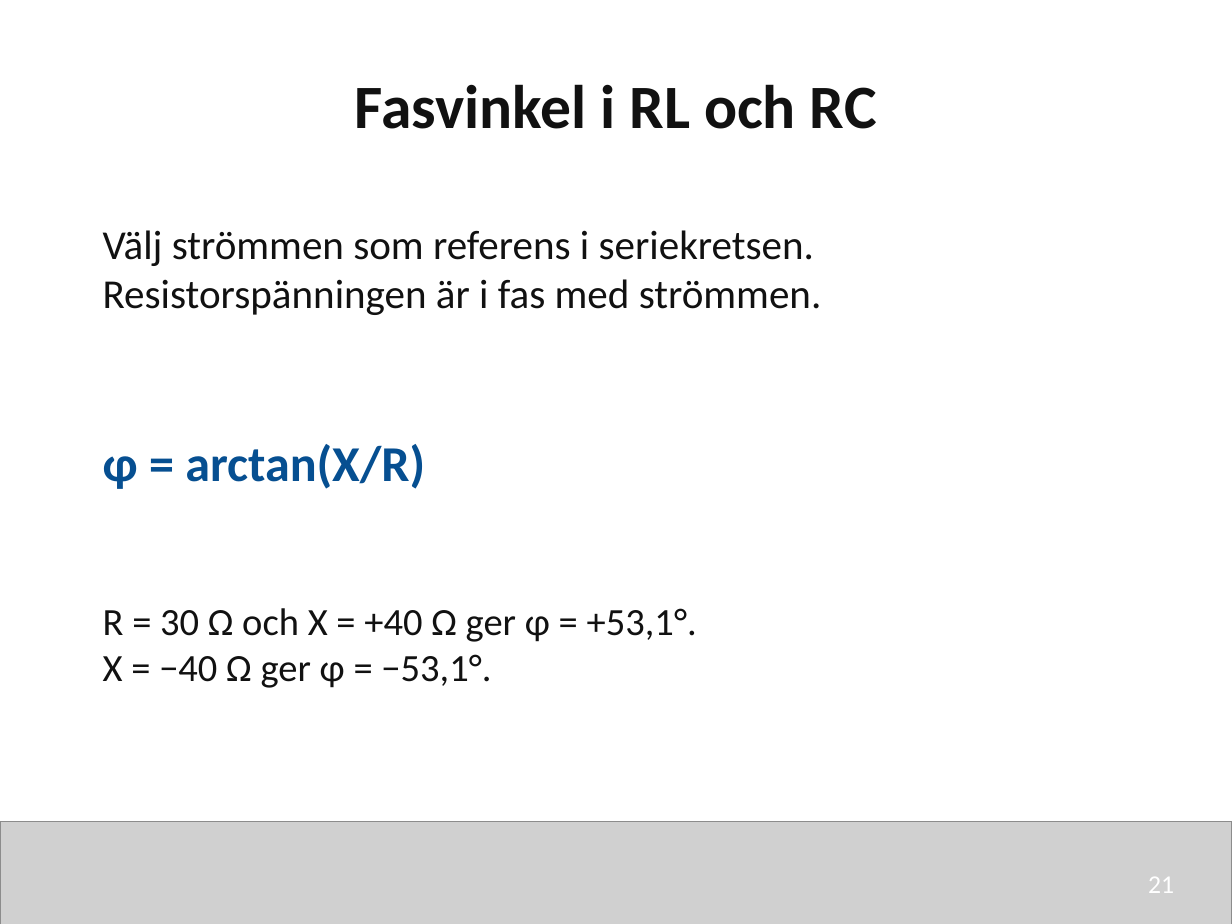
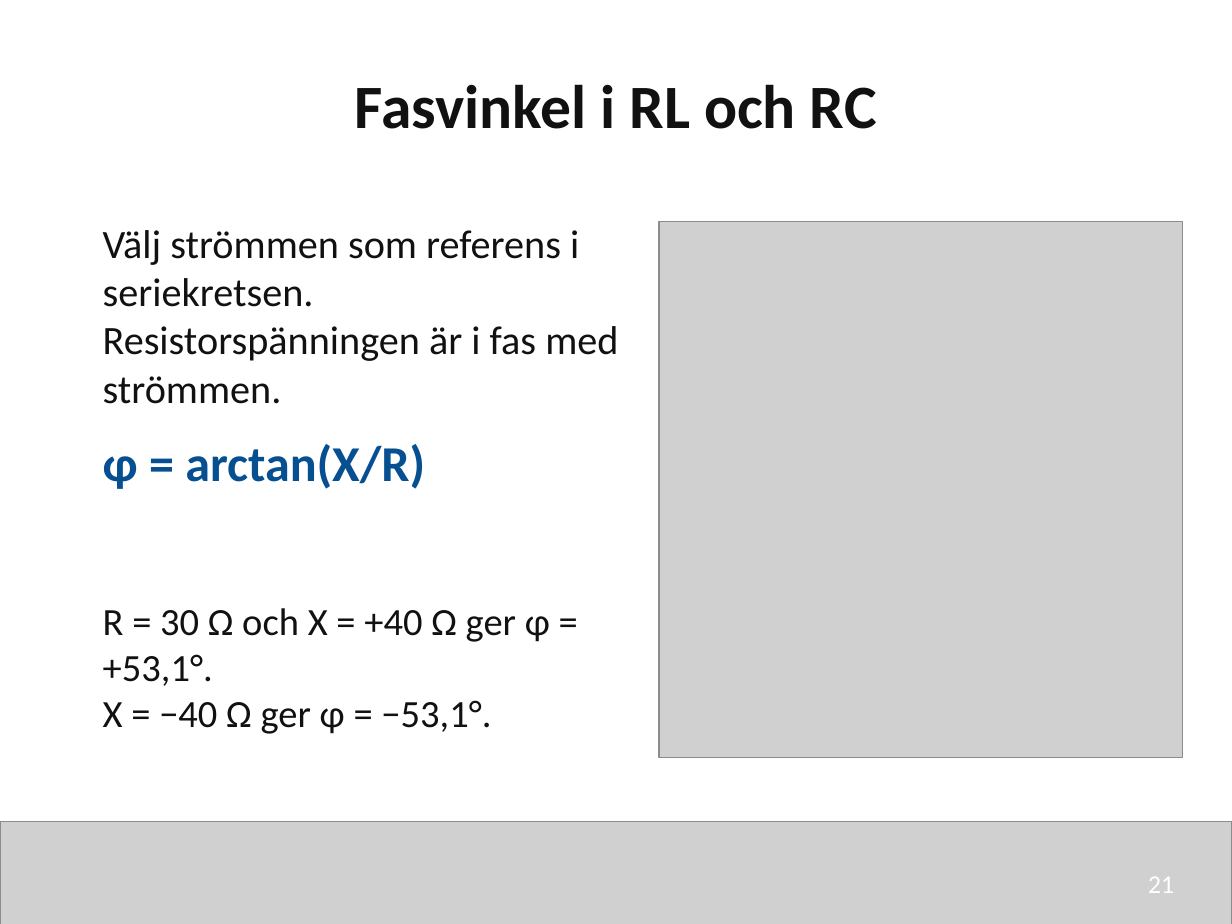
Before and after one commit to nj22az/nj22az.github.io, a slide deck: slide 21 of sjoskolan/vecka-40/aktuell/v40_02_Reaktans_och_impedans_elev.pptx. Drawn at 1232x924 pixels with LibreOffice and Linux fonts; fonts in the diff are those of the drawing; grey boxes stand for pictures. Boxes give left, top, right and bottom in pixels: in the first picture for what was removed or moved away, otherwise in the second. Text is boxed around its words. In the diff, an @@ line names an element or a change of style, - is before the commit and + after.

```diff
--- a/sjoskolan/vecka-40/aktuell/v40_02_Reaktans_och_impedans_elev.pptx
+++ b/sjoskolan/vecka-40/aktuell/v40_02_Reaktans_och_impedans_elev.pptx
@@ text "Välj strömmen som referens i ..." at bbox=[103, 230, 618, 404]: size 24 to 23.5 pt @@
@@ picture added at bbox=[659, 222, 1183, 758] @@
@@ text "R = 30 Ω och ..." rewrapped from bbox=[103, 608, 697, 688] to bbox=[103, 608, 550, 734] @@
```
Also in this commit, not shown: 13 other slides changed, 17 other files.
